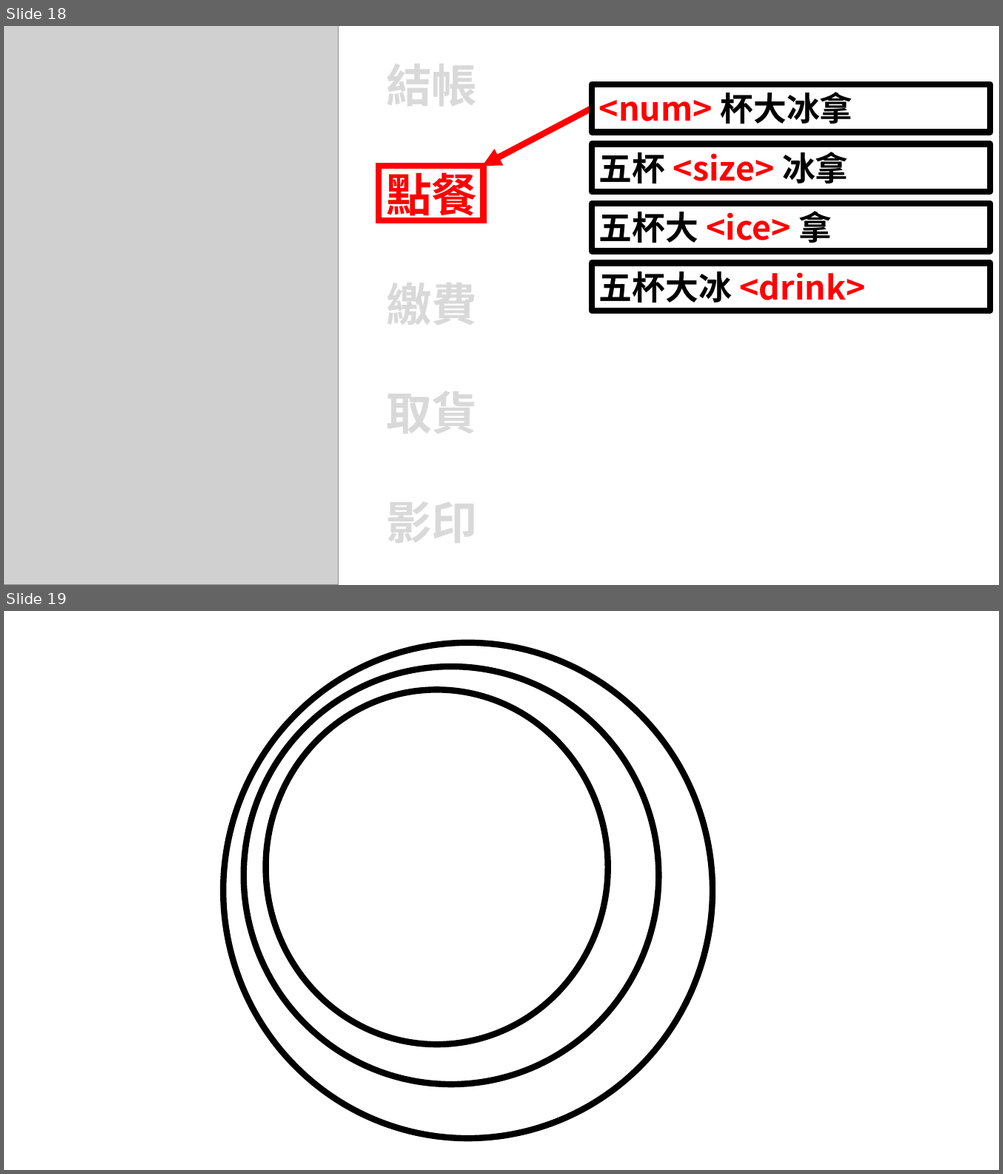
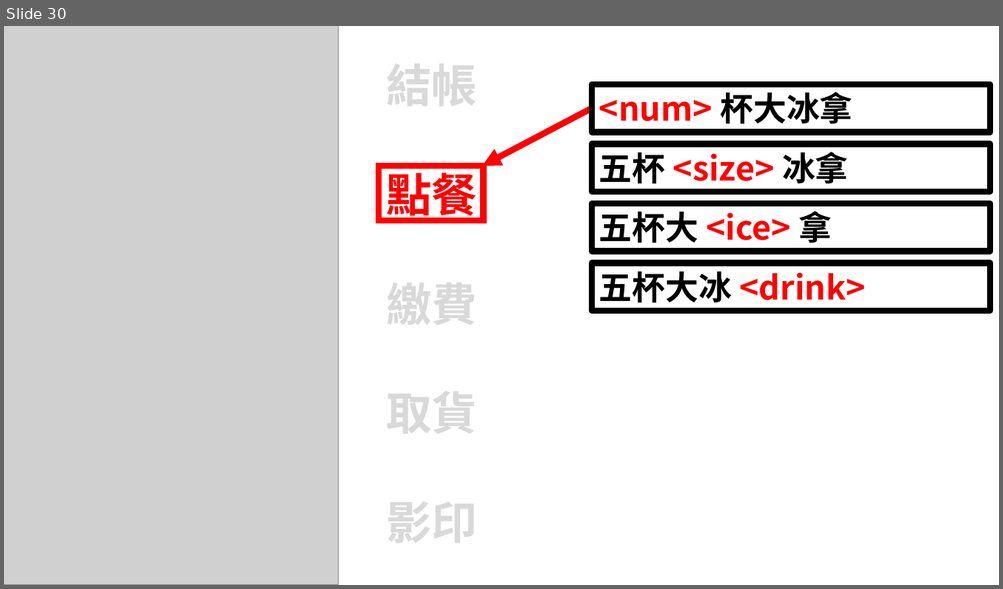
Before and after one commit to MENGHSUANCHUNG/24SS_NLP_workshop, a slide deck: Week07_Comparison/WEEK07.pptx. Shown one above the other, each under a label of ours: slides 18 and 19 before the commit, slide 30 after it. The pictures are 1003x1174 and 1003x589 pixels, drawn with LibreOffice and Linux fonts; fonts in the diff are those of the drawing; grey boxes stand for pictures. Boxes give left, top, right and bottom in pixels: in the first picture for what was removed or moved away, otherwise in the second. Text is boxed around its words. In the diff, an @@ line names an element or a change of style, - is before the commit and + after.

```diff
--- a/Week07_Comparison/WEEK07.pptx
+++ b/Week07_Comparison/WEEK07.pptx
@@ slide 19 removed at box(4, 611, 999, 1170), background #FFFFFF @@
@@ ellipse removed at box(223, 643, 713, 1139) @@
@@ ellipse removed at box(244, 667, 658, 1085) @@
@@ ellipse removed at box(266, 690, 609, 1045) @@
@@ what was slide 18 is now slide 30 @@
```
Also in this commit, not shown: 1 slide changed, 13 slides added.
